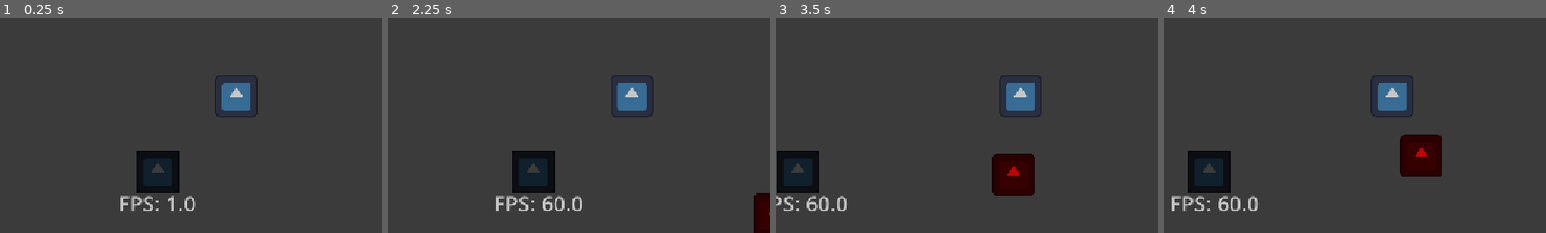
Above: before the commit, frames 1-4 (left to right).
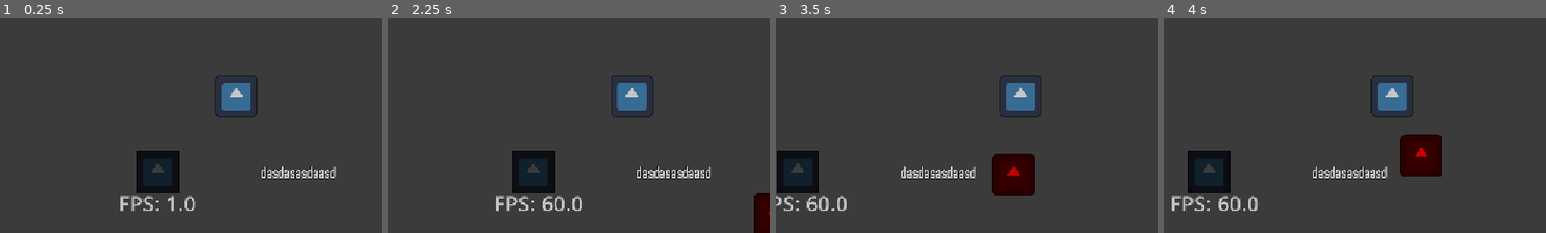
Above: after the commit, the same moments.

Repository: emon22830/KL20
Game: Godot game, scene res://src/main/main.tscn
The game is run twice, just before and just after one commit, with the same random seed, the same clock (stepped at 60 frames per second) and the same inputs. The engine's default icon, where the game draws it, is replaced by a stand-in: a white triangle on a blue panel in a dark square.
Inputs (mouse positions are % of the whole screen's width and height, from its top left):
- Up to frame 1 (0.25 s): no input
- Up to frame 2 (2.25 s): click "II" at 0.5 s; click "RESUME" at 1.25 s; tap Enter (ui_accept) at 2 s; move the mouse to (72, 45) at 2.02 s; hold D (move_right) from 2.03 s (still down); click (72, 45) at 2.17 s
- Up to frame 3 (3.5 s): keep holding D (move_right); tap Enter (ui_accept) at 2.27, 3.02 s; move the mouse to (30, 55) at 2.77 s
- Up to frame 4 (4 s): move the mouse to (60, 28) at 3.52 s; release D (move_right) at 3.53 s; hold A (move_left) from 3.53 s (still down)
The pictures show only the part of the screen within x 19-69%, y 27-77%; the shares and areas given below are measured in that part.

The runs differ from the first frame. In frame 1, 0.7% of the frame differs, in the area x 68-88%, y 68-76%; in frame 2, 0.7%; in frame 3, 0.7%, in the area x 32-53%, y 68-76%; in frame 4, 0.7%.

Commit message:
changed font

Diff:
--- a/src/main/main.tscn
+++ b/src/main/main.tscn
@@ -5,6 +5,7 @@
 [ext_resource type="Texture2D" uid="uid://spaer7g4v76u" path="res://icon.svg" id="2_3s6yk"]
 [ext_resource type="Script" uid="uid://xj3wnkr7gya7" path="res://src/main/fps_count.gd" id="4_djufw"]
 [ext_resource type="PackedScene" uid="uid://bk6kq1k6wx8hy" path="res://src/enemy/enemy_spawner.tscn" id="5_jkpqq"]
+[ext_resource type="FontFile" uid="uid://d3itg5u8xvefx" path="res://asset/font/AvenuePixel-Regular.otf" id="6_jqarl"]
 
 [sub_resource type="CanvasItemMaterial" id="CanvasItemMaterial_mf2ua"]
 blend_mode = 3
@@ -31,3 +32,13 @@
 
 [node name="EnemySpawner" parent="." unique_id=1802011524 instance=ExtResource("5_jkpqq")]
 position = Vector2(645, 382)
+
+[node name="RichTextLabel" type="RichTextLabel" parent="." unique_id=1717138594]
+offset_left = 74.0
+offset_top = 128.0
+offset_right = 558.0
+offset_bottom = 376.0
+theme_override_constants/outline_size = 6
+theme_override_fonts/normal_font = ExtResource("6_jqarl")
+theme_override_font_sizes/normal_font_size = 62
+text = "dasdasasdaasd"
Binary file added: asset/font/AvenuePixel-Regular.otf
Not shown, changed: asset/font/AvenuePixel-Regular.otf.import
Binary file removed: asset/font/AvenuePixelSoft-Stroke-Regular.otf
